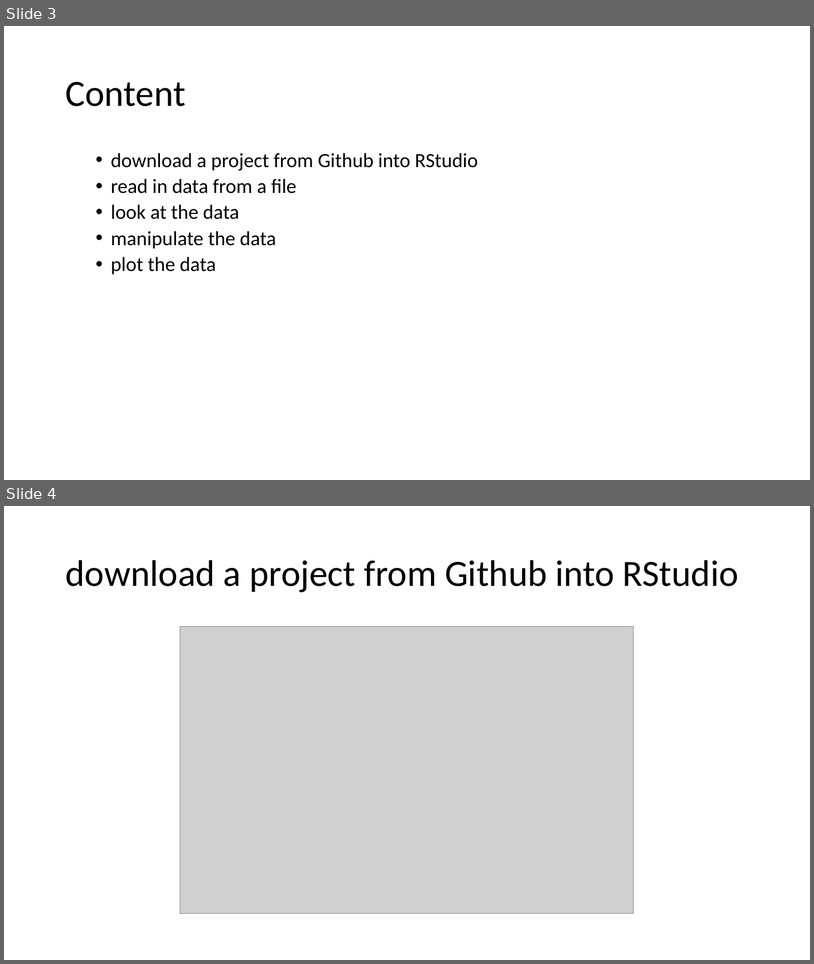
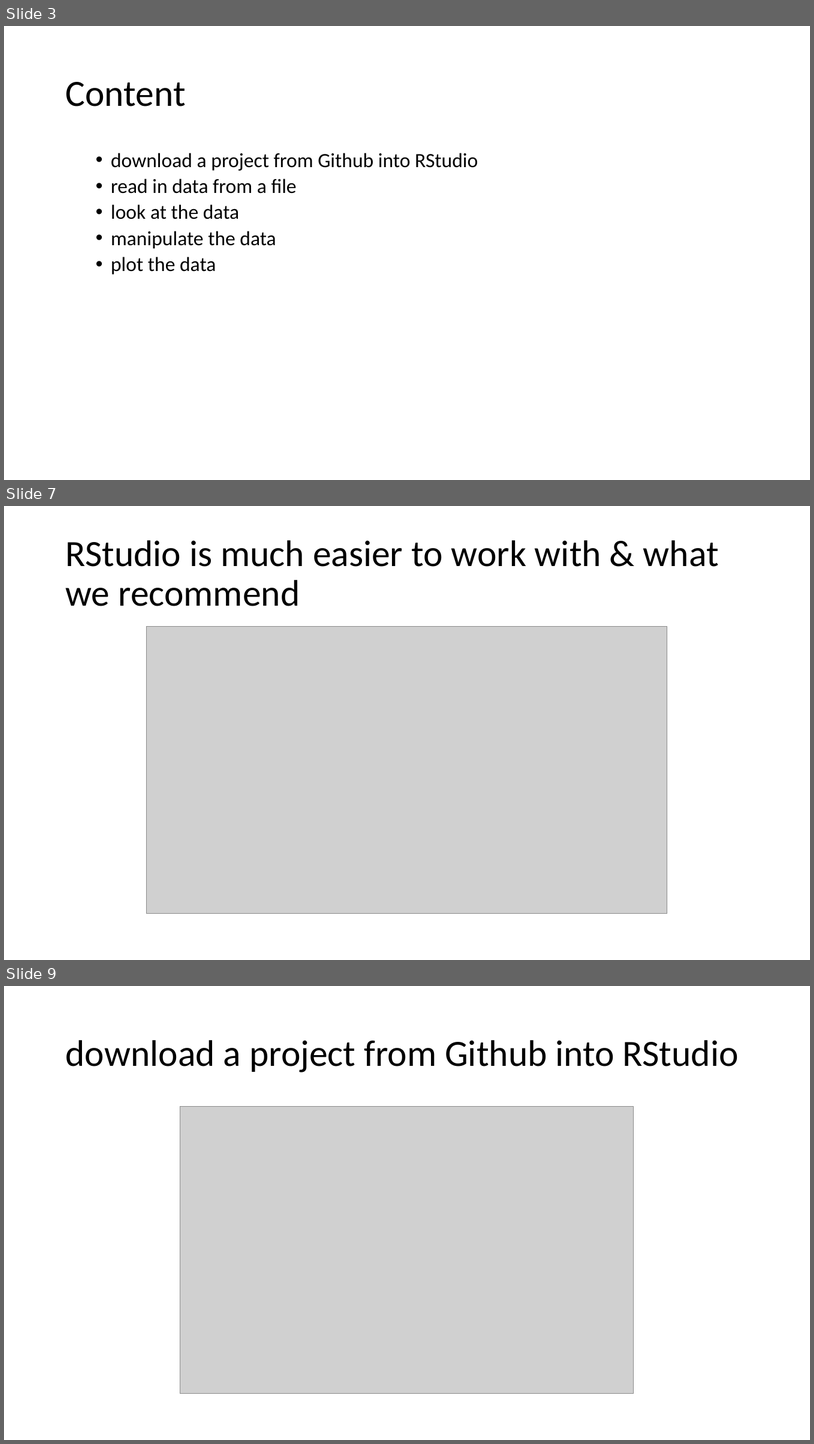
Before and after one commit to uclh-criu/learning-datascience, a slide deck: sessions/1-R-taster.pptx. Shown one above the other, each under a label of ours: slides 3 and 4 before the commit, slides 3, 7 and 9 after it; the slides between them are not shown. The pictures are 814x964 and 814x1444 pixels, drawn with LibreOffice and Linux fonts; fonts in the diff are those of the drawing; grey boxes stand for pictures. Boxes give left, top, right and bottom in pixels: in the first picture for what was removed or moved away, otherwise in the second. Text is boxed around its words. In the diff, an @@ line names an element or a change of style, - is before the commit and + after.

```diff
--- a/sessions/1-R-taster.pptx
+++ b/sessions/1-R-taster.pptx
@@ slide 7 added at bbox=[4, 506, 810, 960], background #FFFFFF @@
@@ title added at bbox=[65, 540, 719, 606], 44 pt, text #000000 @@
+RStudio is much easier to work with & what we recommend
@@ picture added at bbox=[147, 627, 668, 914] @@
@@ what was slide 4 is now slide 9 @@
```
Also in this commit, not shown: 5 other slides added, 7 other files.
